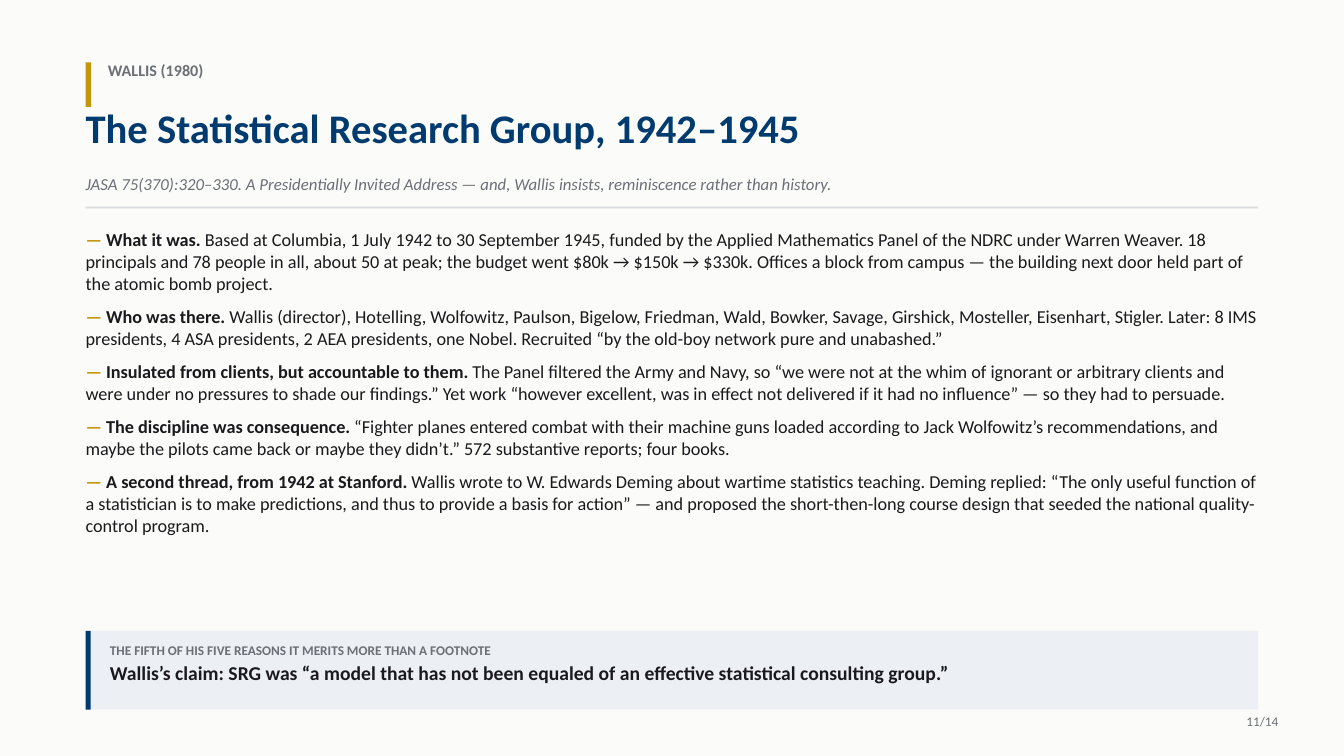
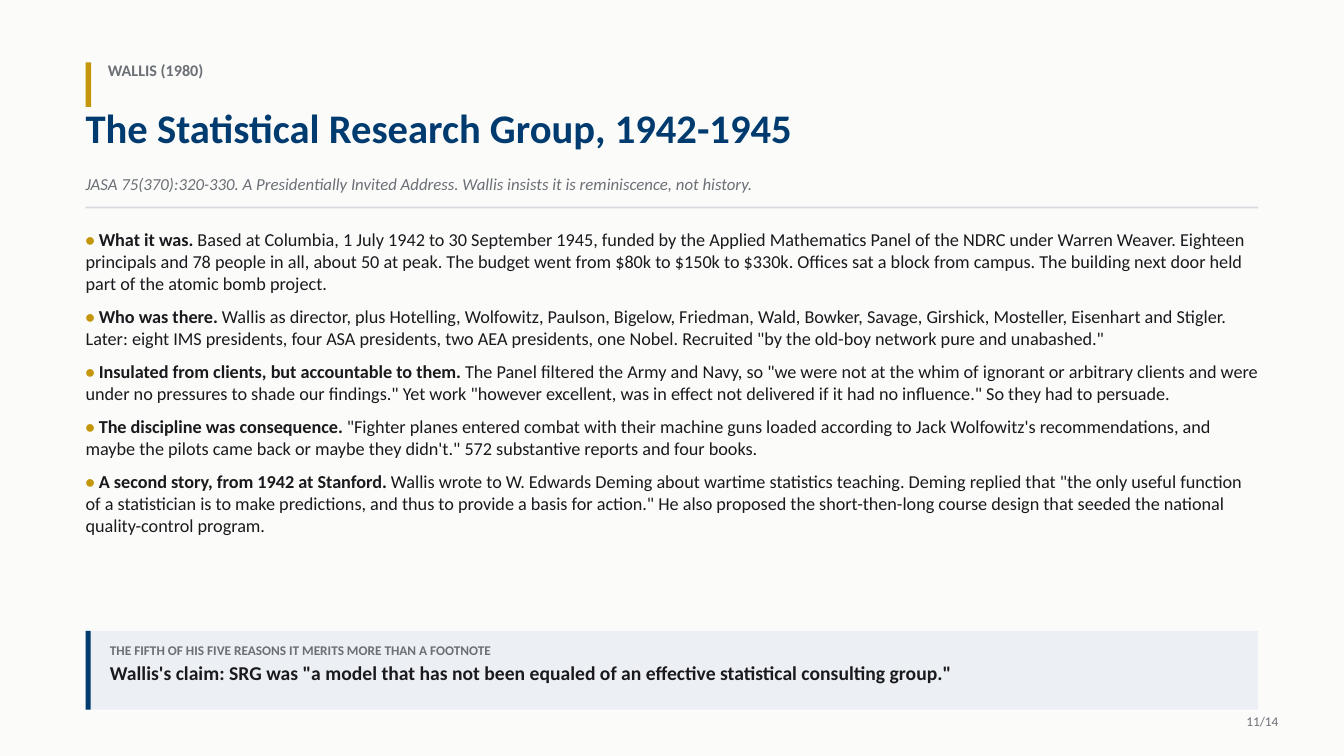
Before and after one commit to Ivar-Rydstrom/stat-215a-notes, a slide deck: slide 11 of readings/lecture1/lecture1.pptx. Drawn at 1344x756 pixels with LibreOffice and Linux fonts; fonts in the diff are those of the drawing. Boxes give left, top, right and bottom in pixels: in the first picture for what was removed or moved away, otherwise in the second. Text is boxed around its words. In the diff, an @@ line names an element or a change of style, - is before the commit and + after.

```diff
--- a/readings/lecture1/lecture1.pptx
+++ b/readings/lecture1/lecture1.pptx
@@ text at (86, 114, 792, 150): text changed @@
-The Statistical Research Group, 1942–1945
+The Statistical Research Group, 1942-1945
@@ text at (86, 178, 753, 193): text changed @@
-JASA 75(370):320–330. A Presidentially Invited Address — and, Wallis insists, reminiscence rather than history.
+JASA 75(370):320-330. A Presidentially Invited Address. Wallis insists it is reminiscence, not history.
@@ text at (86, 233, 1258, 535): text changed @@
-— What it was. Based at Columbia, 1 July 1942 to 30 September 1945, funded by the Applied Mathematics Panel of the NDRC under Warren Weaver. 18 principals and 78 people in all, about 50 at peak; the budget went $80k → $150k → $330k. Offices a block from campus — the building next door held part of the atomic bomb project.
-— Who was there. Wallis (director), Hotelling, Wolfowitz, Paulson, Bigelow, Friedman, Wald, Bowker, Savage, Girshick, Mosteller, Eisenhart, Stigler. Later: 8 IMS presidents, 4 ASA presidents, 2 AEA presidents, one Nobel. Recruited “by the old-boy network pure and unabashed.”
-— Insulated from clients, but accountable to them. The Panel filtered the Army and Navy, so “we were not at the whim of ignorant or arbitrary clients and were under no pressures to shade our findings.” Yet work “however excellent, was in effect not delivered if it had no influence” — so they had to persuade.
-— The discipline was consequence. “Fighter planes entered combat with their machine guns loaded according to Jack Wolfowitz’s recommendations, and maybe the pilots came back or maybe they didn’t.” 572 substantive reports; four books.
-— A second thread, from 1942 at Stanford. Wallis wrote to W. Edwards Deming about wartime statistics teaching. Deming replied: “The only useful function of a statistician is to make predictions, and thus to provide a basis for action” — and proposed the short-then-long course design that seeded the national quality-control program.
+• What it was. Based at Columbia, 1 July 1942 to 30 September 1945, funded by the Applied Mathematics Panel of the NDRC under Warren Weaver. Eighteen principals and 78 people in all, about 50 at peak. The budget went from $80k to $150k to $330k. Offices sat a block from campus. The building next door held part of the atomic bomb project.
+• Who was there. Wallis as director, plus Hotelling, Wolfowitz, Paulson, Bigelow, Friedman, Wald, Bowker, Savage, Girshick, Mosteller, Eisenhart and Stigler. Later: eight IMS presidents, four ASA presidents, two AEA presidents, one Nobel. Recruited "by the old-boy network pure and unabashed."
+• Insulated from clients, but accountable to them. The Panel filtered the Army and Navy, so "we were not at the whim of ignorant or arbitrary clients and were under no pressures to shade our findings." Yet work "however excellent, was in effect not delivered if it had no influence." So they had to persuade.
+• The discipline was consequence. "Fighter planes entered combat with their machine guns loaded according to Jack Wolfowitz's recommendations, and maybe the pilots came back or maybe they didn't." 572 substantive reports and four books.
+• A second story, from 1942 at Stanford. Wallis wrote to W. Edwards Deming about wartime statistics teaching. Deming replied that "the only useful function of a statistician is to make predictions, and thus to provide a basis for action." He also proposed the short-then-long course design that seeded the national quality-control program.
@@ text at (110, 666, 952, 684): text changed @@
-Wallis’s claim: SRG was “a model that has not been equaled of an effective statistical consulting group.”
+Wallis's claim: SRG was "a model that has not been equaled of an effective statistical consulting group."
```
Also in this commit, not shown: 13 other slides changed, 1 other file.
